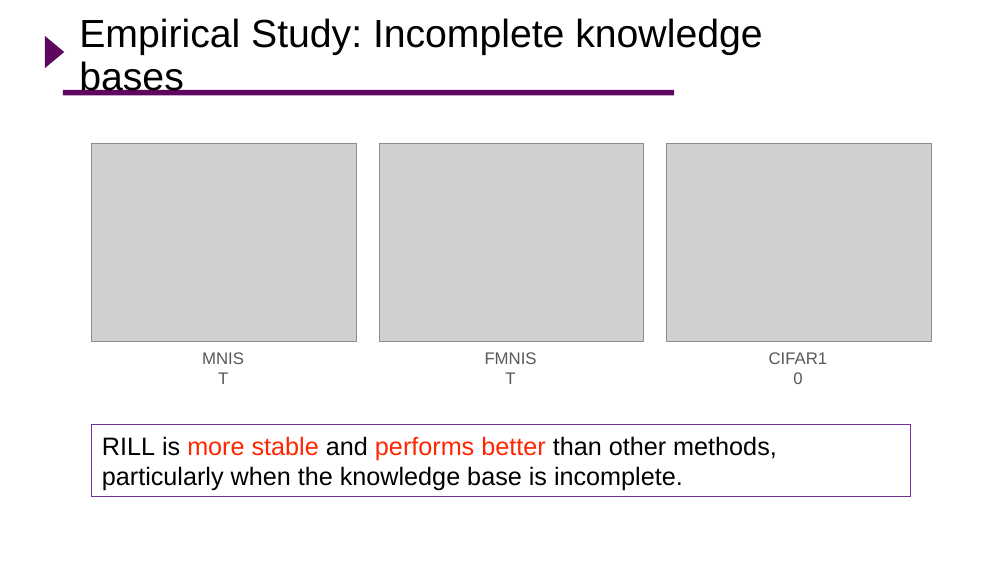
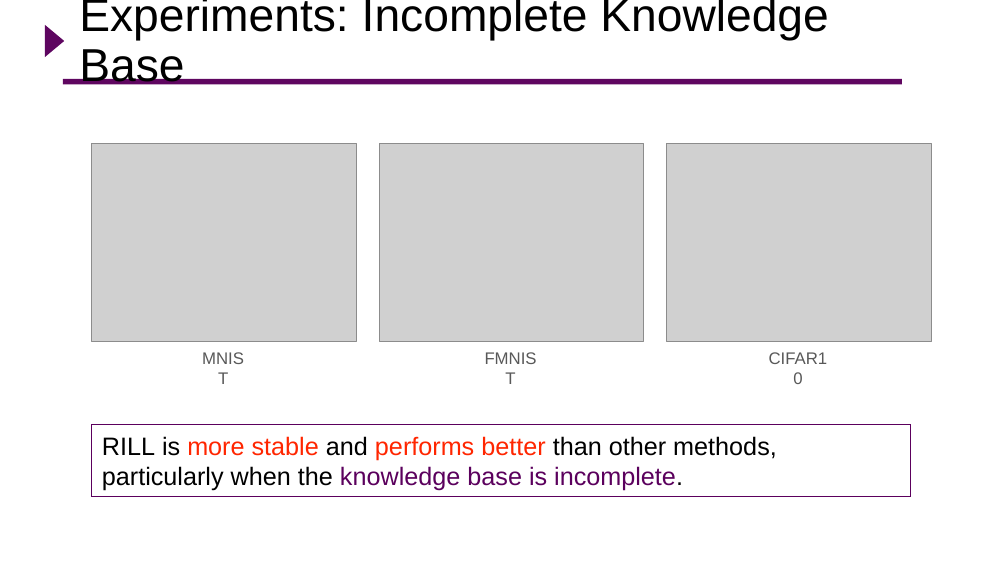
Before and after one commit to Hao-Yuan-He/Hao-Yuan-He.github.io, a slide deck: slide 12 of assets/pdf/rill_oral.pptx (slide 19 before the commit). Drawn at 1008x567 pixels with LibreOffice and Linux fonts; fonts in the diff are those of the drawing; grey boxes stand for pictures; background and template pictures are left out. Boxes give left, top, right and bottom in pixels: in the first picture for what was removed or moved away, otherwise in the second. Text is boxed around its words. In the diff, an @@ line names an element or a change of style, - is before the commit and + after.

Commit message:
[update slides  of RILL]

```diff
--- a/assets/pdf/rill_oral.pptx
+++ b/assets/pdf/rill_oral.pptx
@@ triangle: place and size @@
-triangle at (45,36,64,68)
+triangle at (45,25,64,57)
@@ title at (79,0,828,85): text changed; size 28 to 33 pt @@
-Empirical Study: Incomplete knowledge bases
+Experiments: Incomplete Knowledge Base
@@ line moved from (62, 93) - (674, 93) to (62, 82) - (902, 82) @@
@@ rectangle "RILL is more stable and ..." at (92,424,910,496): text colour #000000 to #5B005D in "knowledge base is incomplete."; outline #7030A0 0.75 pt to #5B005D 0.75 pt @@
```
Also in this commit, not shown: 13 other slides changed, 2 slides added, 8 slides removed.
